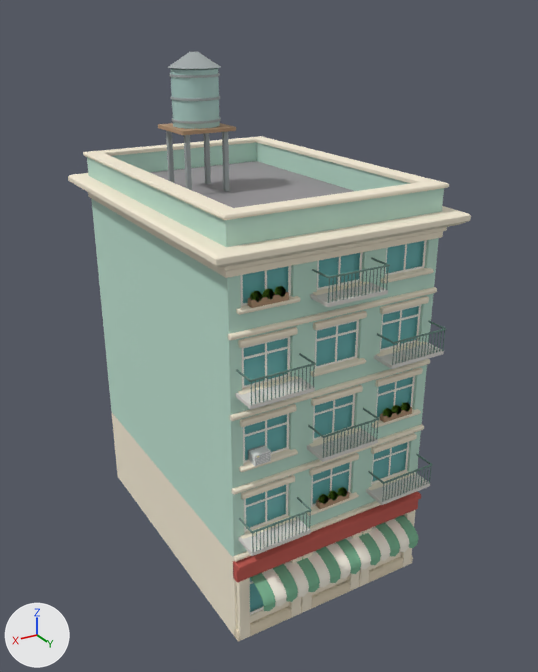
One commit to the glTF model Assets/TumbangPreso/Art/Kanto/Models/shophouse_mint_4.glb: the scene before it, then after it.
Before and after are seen from a camera (50 mm lens) standing at (20.6, 21.2, 24.1) and looking at (4.3, -5.9, 10.5). Lighting does not change. The marker at lower left points along +X, +Y and +Z. The picture after the commit comes second. Vertices at exactly the same position are counted once.

The scene before the commit, as lines of its bpy script (objects in view):
```python
me_props = bpy.data.meshes.new('props')
me_props.from_pydata(...)  # 9750 vertices, 18895 faces; spans x 0.2..9.3, y -9.9..1.1, z 5.0..22.7
# faces by material slot: [1659, 324, 648, 2312, 108, 236, 648, 12960]
me_props.materials.append(mat_wood)  # brown #b59373
me_props.materials.append(mat_soil)  # brown #6f553f
me_props.materials.append(mat_white)  # white #f3f3f1
me_props.materials.append(mat_metal)  # grey #a2aaaa
me_props.materials.append(mat_sign)  # yellow #fce581
me_props.materials.append(mat_tank)  # cyan #aacbc5
me_props.materials.append(mat_concrete)  # light grey #dddad4
me_props.materials.append(mat_railing)  # greyish green #698b81
me_shell = bpy.data.meshes.new('shell')
me_shell.from_pydata(...)  # 1232 vertices, 2460 faces; spans x 0.0..9.5, y -14.0..0.0, z 0.0..17.0
# faces by material slot: [588, 1512, 54, 306]
me_shell.materials.append(mat_stone_blocks)  # pale yellow #f7edd7
me_shell.materials.append(mat_plaster_mint)  # pale green #bfe2d1
me_shell.materials.append(mat_roof)  # grey #959395
me_shell.materials.append(mat_glass)  # cyan #6fbcbc
me_trim = bpy.data.meshes.new('trim')
me_trim.from_pydata(...)  # 2960 vertices, 5776 faces; spans x -0.8..10.3, y -14.8..0.8, z 0.0..18.1
# faces by material slot: [120, 176, 5256, 224]
me_trim.materials.append(mat_stone_shade)  # beige #e7dabf
me_trim.materials.append(mat_paint_red)  # red #c45950
me_trim.materials.append(mat_stone)  # pale yellow #f7edd7
me_trim.materials.append(mat_plaster_mint)  # pale green #bfe2d1
ob_props = bpy.data.objects.new('props', me_props)
ob_props.location = (0.0, 0.0, 0.0)
ob_shell = bpy.data.objects.new('shell', me_shell)
ob_shell.location = (0.0, 0.0, 0.0)
ob_trim = bpy.data.objects.new('trim', me_trim)
ob_trim.location = (0.0, 0.0, 0.0)
# also in view: 'awnings' at (4.8, 0.6, 2.5); 'foliage' at (4.8, 0.1, 10.3); 'frames' at (4.8, -0.1, 8.7)
```
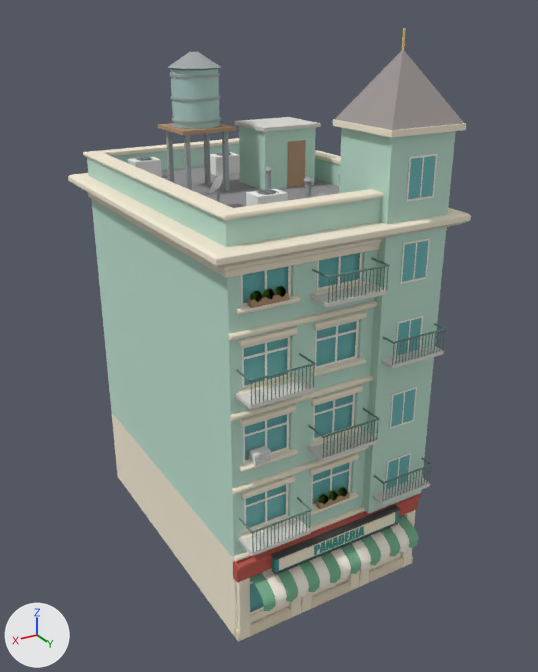
Boxes (x1, y1, x2, y2) around the edits, measured in the pictures (538 x 672 px):
'props', reshaped (17% wider): before (158, 52, 446, 556); after (128, 28, 466, 556)
'sign_panaderia', added: after (271, 505, 400, 575)
    faces in mat_sign_iron (dark grey #4b4b4b): (271, 505, 400, 575)
    faces in mat_sign_cream (pale yellow #f8efd4): (279, 512, 395, 570)
    faces in mat_sign_teal (cyan #38958e): (272, 511, 398, 573)
'sign_panaderia_text', added: after (314, 526, 364, 555)
part 1 of me_props, added (brown): after (287, 140, 306, 188)
part 2 of me_props, added: after (210, 152, 240, 176)
part 3 of me_props, added: after (246, 189, 288, 206)
part 4 of me_props, added: after (128, 157, 162, 178)
part 5 of me_props, added: after (234, 117, 321, 132)
part 6 of me_props, added: after (239, 126, 316, 190)
part 7 of me_props, added (cyan): after (385, 453, 410, 489)
part 8 of me_props, added (cyan): after (390, 389, 416, 427)
part 9 of me_props, added (cyan): after (395, 318, 422, 355)
part 10 of me_props, added (cyan): after (400, 241, 428, 282)
part 11 of me_props, added (cyan): after (406, 156, 436, 199)
part 12 of me_props, built on: after (210, 28, 466, 514)
part 13 of me_props, added: after (137, 153, 231, 161)

What changed in the scene script:
```text
Change me_props:
    remove me_props.from_pydata(...)  # 9750 vertices, 18895 faces; spans x 0.2..9.3, y -9.9..1.1, z 5.0..22.7
    add me_props.from_pydata(...)  # 12066 vertices, 23379 faces; spans x -0.1..9.3, y -12.6..1.1, z 4.2..23.7
    me_props part 1: the loose piece of 56 vertices spanning x 5.3..5.5, y -7.9..-7.7, z 17.0..19.6 is copied, and the copy is scaled about its middle by (4.62, 0.276, 0.769), then moved by (-3.0, 0.9, -0.3), in mat_wood (brown #b59373); it spans x 1.9..2.8, y -6.9..-6.8, z 17.0..19.0
    me_props part 2: the loose piece of 56 vertices spanning x 5.3..5.5, y -9.7..-9.5, z 17.0..19.6 is copied, and the copy is scaled about its middle by (6.69, 4.62, 0.344), then moved by (-1.8, -1.8, -0.9), in mat_white (white #f3f3f1); it spans x 2.9..4.2, y -11.9..-11.0, z 17.0..17.9
    me_props part 3: the loose piece of 56 vertices spanning x 6.1, y 0.1..1.1, z 15.7 is copied, and the copy is scaled about its middle by (24.2, 0.899, 16.7), then moved by (0.0, -3.7, 1.7), in mat_white (white #f3f3f1); it spans x 5.4..6.7, y -3.6..-2.7, z 17.0..17.9
    me_props part 4: the loose piece of 56 vertices spanning x 7.1..7.3, y -9.7..-9.5, z 17.0..19.6 is copied, and the copy is scaled about its middle by (6.69, 4.62, 0.344), then moved by (0.2, -2.6, -0.9), in mat_white (white #f3f3f1); it spans x 6.7..8.0, y -12.6..-11.7, z 17.0..17.9
    me_props part 5: the loose piece of 56 vertices spanning x 5.3..5.5, y -7.9..-7.7, z 17.0..19.6 is copied, and the copy is scaled about its middle by (15, 13.4, 0.0591), then moved by (-2.7, -0.2, 1.3), in mat_concrete (light grey #dddad4); it spans x 1.2..4.1, y -9.3..-6.7, z 19.6..19.7
    me_props part 6: the loose piece of 56 vertices spanning x 5.3..5.5, y -7.9..-7.7, z 17.0..19.6 is copied, and the copy is scaled about its middle by (13.4, 11.9, 1), then moved by (-2.7, -0.2, 0.0), in mat_plaster_mint (pale green #bfe2d1); it spans x 1.3..3.9, y -9.2..-6.9, z 17.0..19.6
    me_props part 7: the loose piece of 56 vertices spanning x 0.2..2.9, y 0.0..1.1, z 5.0..5.2 is copied, and the copy is scaled about its middle by (0.477, 0.177, 10.4), then moved by (0.0, -0.2, 0.7), in mat_glass (cyan #6fbcbc); it spans x 1.0..2.2, y 0.3..0.5, z 5.0..6.6
    me_props part 8: the loose piece of 56 vertices spanning x 0.9..2.3, y -0.1..0.2, z 8.4..8.6 is copied, and the copy is scaled about its middle by (0.896, 0.97, 8.04), then moved by (0.0, 0.3, 0.5), in mat_glass (cyan #6fbcbc); it spans x 1.0..2.2, y 0.3..0.5, z 8.2..9.8
    me_props part 9: the loose piece of 56 vertices spanning x 0.2..2.9, y 0.0..1.1, z 11.4..11.6 is copied, and the copy is scaled about its middle by (0.477, 0.177, 10.4), then moved by (0.0, -0.2, 0.7), in mat_glass (cyan #6fbcbc); it spans x 1.0..2.2, y 0.3..0.5, z 11.4..13.0
    me_props part 10: the loose piece of 56 vertices spanning x 3.4, y 0.1..1.1, z 15.7 is copied, and the copy is scaled about its middle by (24.2, 0.194, 29.8), then moved by (-1.8, -0.2, -0.3), in mat_glass (cyan #6fbcbc); it spans x 1.0..2.2, y 0.3..0.5, z 14.6..16.2
    me_props part 11: the loose piece of 56 vertices spanning x 3.4, y 0.1..1.1, z 15.7 is copied, and the copy is scaled about its middle by (24.2, 0.194, 29.8), then moved by (-1.8, -0.2, 2.9), in mat_glass (cyan #6fbcbc); it spans x 1.0..2.2, y 0.3..0.5, z 17.8..19.4
    me_props part 12: 2 vertices removed from x 2.3, y -0.1, z 8.4; 1006 vertices added at x -0.1..7.6, y -6.0..0.7, z 4.2..23.7
    me_props part 13: 192 vertices added at x 3.2..7.7, y -12.5..-11.1, z 17.9
    other edits to the shape of me_props do not show in these pictures
    add me_props.materials.append(mat_plaster_mint)  # pale green #bfe2d1
    add me_props.materials.append(mat_glass)  # cyan #6fbcbc
    add me_props.materials.append(mat_stone)  # pale yellow #f7edd7
    add me_props.materials.append(mat_roof_tile_grey)  # grey #9e9795
    add me_props.materials.append(mat_brass)  # yellow #ddc47c
    add me_props.materials.append(mat_metal_dark)  # dark grey #61696c
Add ob_sign_panaderia_text:
    ob_sign_panaderia_text = bpy.data.objects.new('sign_panaderia_text', me_sign_panaderia_text)  # 1806 vertices, 3600 faces; spans x 3.44..6.06, y 0.64..0.67, z 3.37..3.85; in mat_sign_teal (cyan #38958e)
    ob_sign_panaderia_text.location = (0.0, 0.0, 0.0)
Add ob_sign_panaderia:
    ob_sign_panaderia = bpy.data.objects.new('sign_panaderia', me_sign_panaderia)  # 576 vertices, 1136 faces; spans x 1.5..8.0, y 0.38..0.71, z 3.18..4.06; in mat_sign_teal (cyan #38958e), mat_sign_iron (dark grey #4b4b4b), mat_sign_cream (pale yellow #f8efd4)
    ob_sign_panaderia.location = (0.0, 0.0, 0.0)
```
